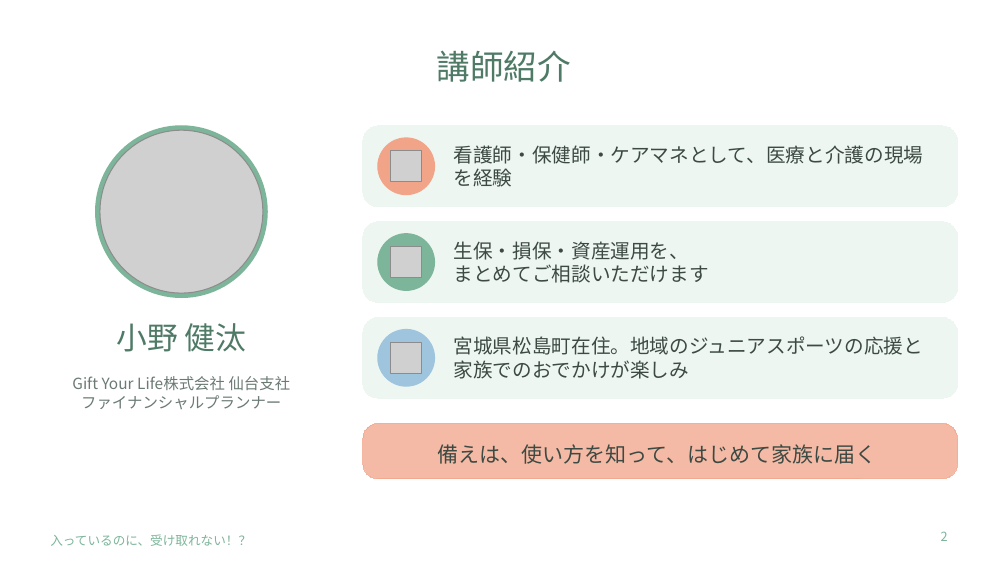
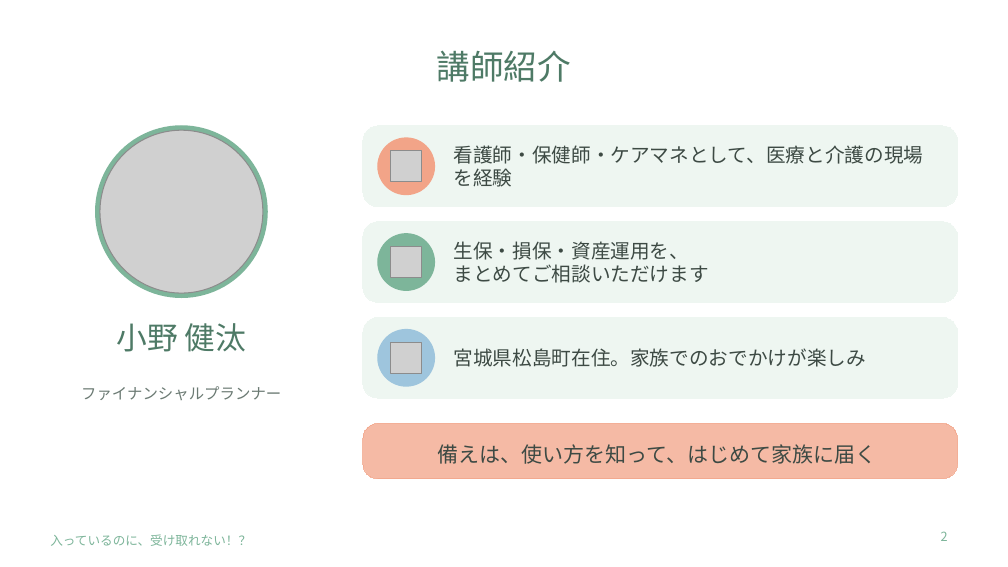
Before and after one commit to onohome403-ops/FP-onoken, a slide deck: slide 2 of セミナー資料/1127ミニセミナー_入っているのに受け取れない.pptx. Drawn at 1008x567 pixels with LibreOffice and Linux fonts; fonts in the diff are those of the drawing; grey boxes stand for pictures. Boxes give left, top, right and bottom in pixels: in the first picture for what was removed or moved away, otherwise in the second. Text is boxed around its words. In the diff, an @@ line names an element or a change of style, - is before the commit and + after.

```diff
--- a/セミナー資料/1127ミニセミナー_入っているのに受け取れない.pptx
+++ b/セミナー資料/1127ミニセミナー_入っているのに受け取れない.pptx
@@ text at [454, 348, 866, 367]: text changed @@
-宮城県松島町在住。地域のジュニアスポーツの応援と家族でのおでかけが楽しみ
+宮城県松島町在住。家族でのおでかけが楽しみ
@@ text at [72, 376, 291, 390]: paragraph removed @@
-Gift Your Life株式会社 仙台支社
```
Also in this commit, not shown: 1 other slide changed, 1 other file.
